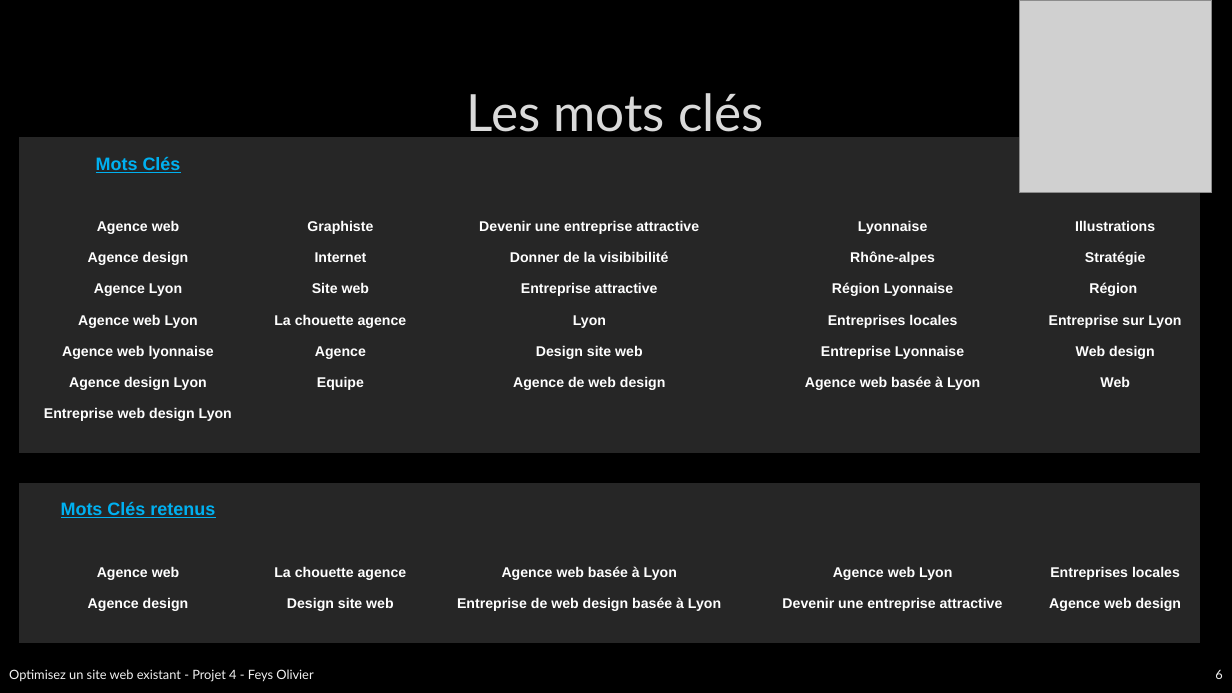
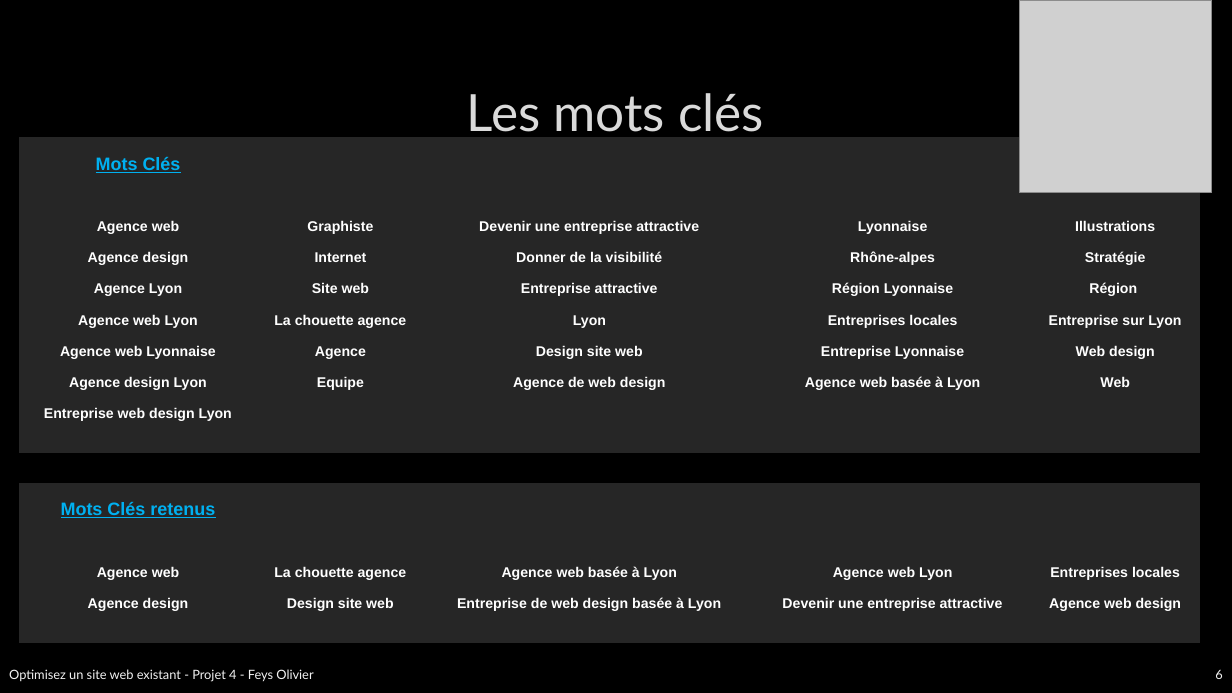
Before and after one commit to Olive59/Projet-4, a slide deck: slide 6 of p4-03-rapport.pptx. Drawn at 1232x693 pixels with LibreOffice and Linux fonts; fonts in the diff are those of the drawing; grey boxes stand for pictures; background and template pictures are left out. Boxes give left, top, right and bottom in pixels: in the first picture for what was removed or moved away, otherwise in the second. Text is boxed around its words. In the diff, an @@ line names an element or a change of style, - is before the commit and + after.

```diff
--- a/p4-03-rapport.pptx
+++ b/p4-03-rapport.pptx
@@ table at bbox=[19, 138, 1202, 643] @@
-row 4, column 3: Donner de la visibibilité
+row 4, column 3: Donner de la visibilité
-row 7, column 1: Agence web lyonnaise
+row 7, column 1: Agence web Lyonnaise
```
Also in this commit, not shown: 3 other slides changed, 4 other files.
